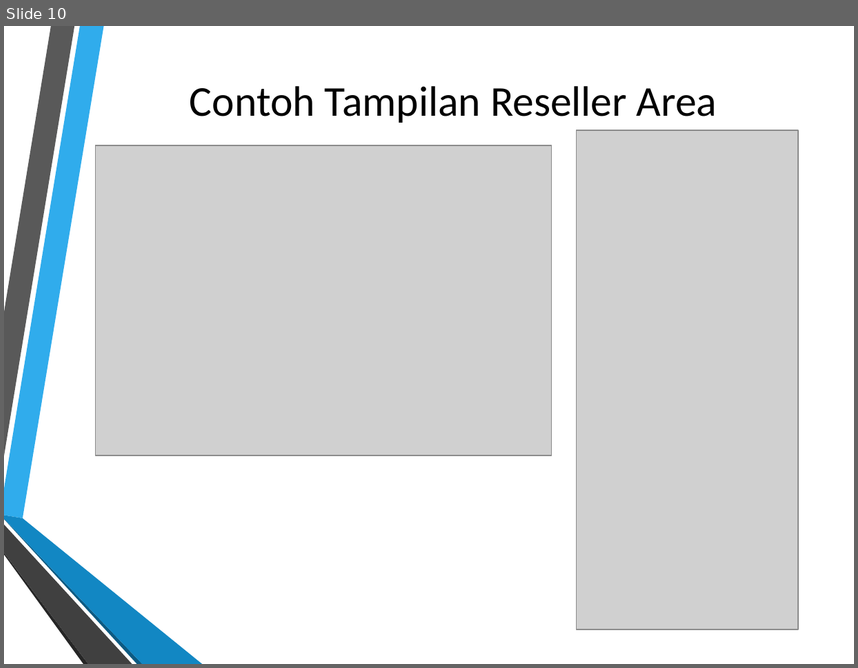
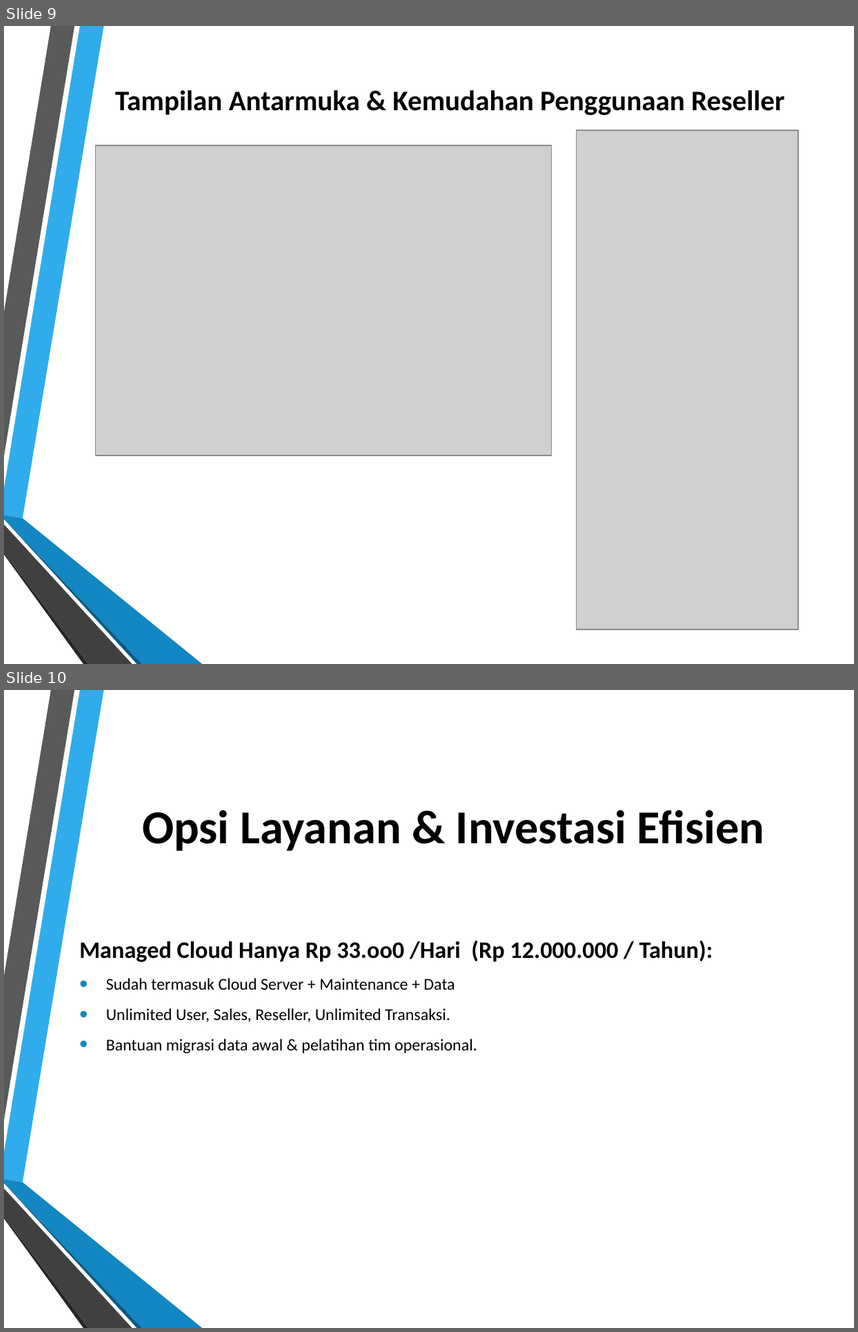
Before and after one commit to dendie851/sbiz-php, a slide deck: presentation/slide-presentation.pptx. Shown one above the other, each under a label of ours: slide 10 before the commit, slides 9 and 10 after it. The pictures are 858x668 and 858x1332 pixels, drawn with LibreOffice and Linux fonts; fonts in the diff are those of the drawing; grey boxes stand for pictures; background and template pictures are left out. Boxes give left, top, right and bottom in pixels: in the first picture for what was removed or moved away, otherwise in the second. Text is boxed around its words. In the diff, an @@ line names an element or a change of style, - is before the commit and + after.

```diff
--- a/presentation/slide-presentation.pptx
+++ b/presentation/slide-presentation.pptx
@@ slide 10 added at [4, 690, 854, 1328], background picture (left out); not listed: 6 template elements that a slide beside it also shows @@
@@ title added at [142, 810, 765, 851], 40 pt, text #000000, bold @@
+Opsi Layanan & Investasi Efisien
@@ text added at [79, 940, 713, 1053], 14 pt, text #000000 @@
+Managed Cloud Hanya Rp 33.oo0 /Hari (Rp 12.000.000 / Tahun):
+• Sudah termasuk Cloud Server + Maintenance + Data
+• Unlimited User, Sales, Reseller, Unlimited Transaksi.
+• Bantuan migrasi data awal & pelatihan tim operasional.
@@ what was slide 10 is now slide 9 @@
@@ slide 9 changed as well @@
@@ title at [115, 90, 785, 115]: text changed; size 36 to 24 pt; bold on @@
-Contoh Tampilan Reseller Area
+Tampilan Antarmuka & Kemudahan Penggunaan Reseller
```
Also in this commit, not shown: 8 other slides changed, 3 other slides added, 4 slides removed, 3 other files.
